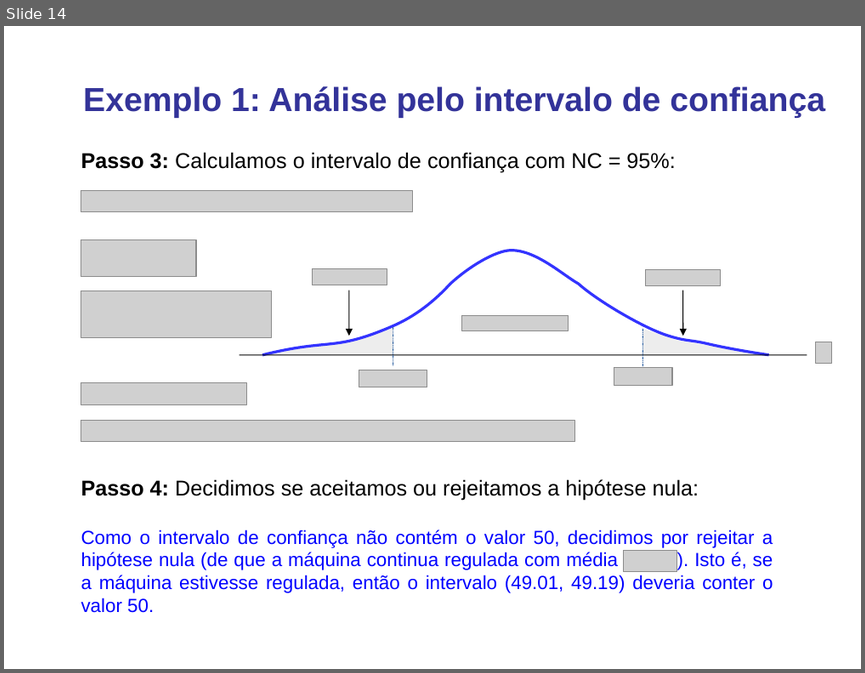
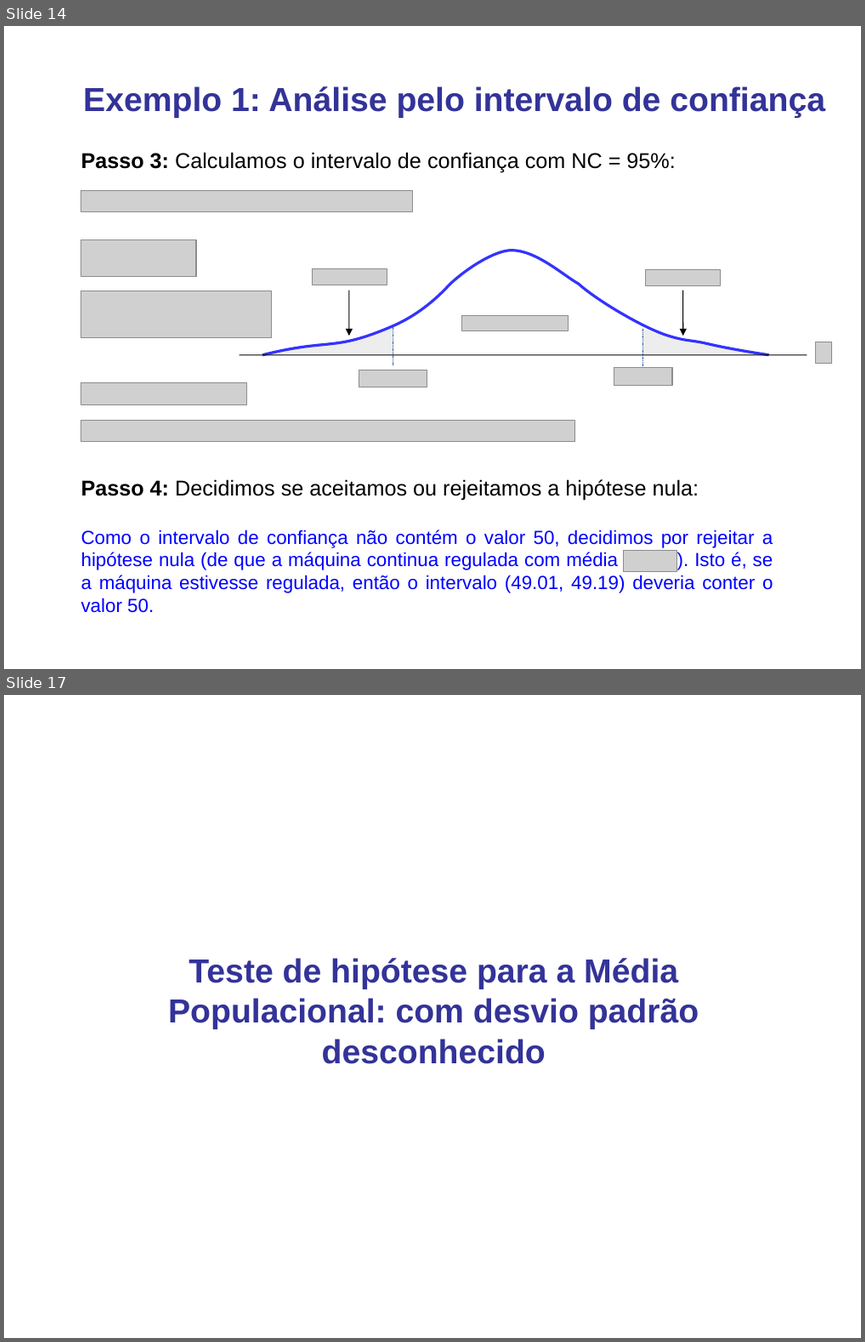
Before and after one commit to lansaviniec/estatistica, a slide deck: 8 teste_de_hipotese.ppt. Shown one above the other, each under a label of ours: slide 14 before the commit, slides 14 and 17 after it; the slides between them are not shown. The pictures are 865x673 and 865x1342 pixels, drawn with LibreOffice and Linux fonts; fonts in the diff are those of the drawing; grey boxes stand for pictures. Boxes give left, top, right and bottom in pixels: in the first picture for what was removed or moved away, otherwise in the second. Text is boxed around its words. In the diff, an @@ line names an element or a change of style, - is before the commit and + after.

```diff
--- a/8 teste_de_hipotese.ppt
+++ b/8 teste_de_hipotese.ppt
@@ slide 17 added at [4,695,861,1338], background #FFFFFF @@
@@ text added at [168,958,699,1064], 28 pt, text #333399, bold @@
+Teste de hipótese para a Média Populacional: com desvio padrão desconhecido
```
Also in this commit, not shown: 8 slides changed, 11 other slides added, 1 slide removed, 1 other file.
